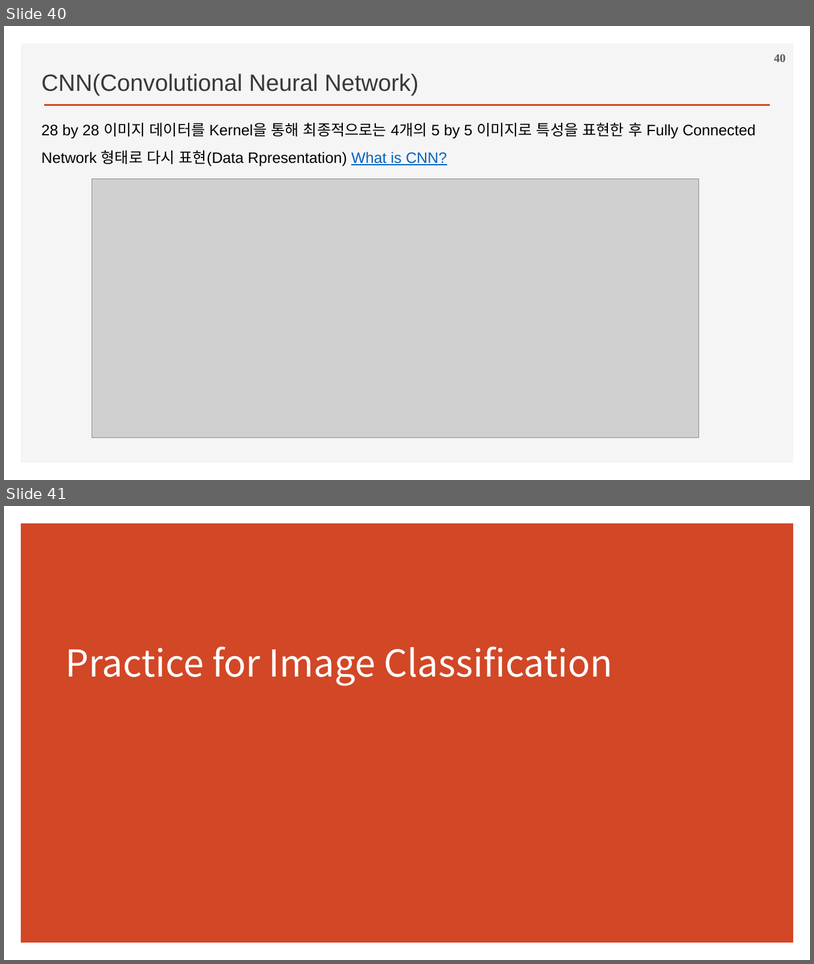
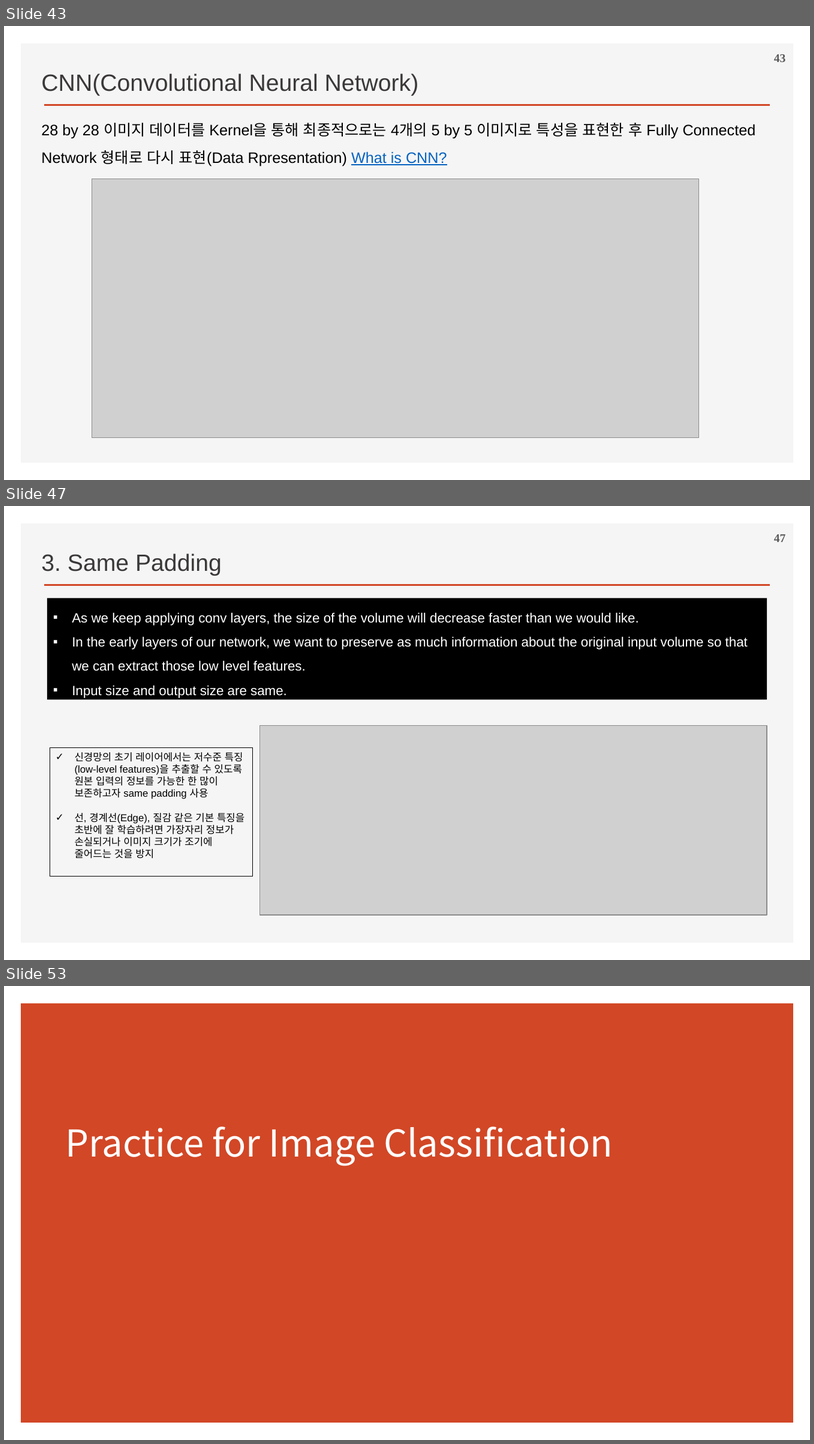
Before and after one commit to ancestor9/2026_Fall_Deep-Learning-with-Python, a slide deck: Chapter 08 Image Classification.pptx. Shown one above the other, each under a label of ours: slides 40 and 41 before the commit, slides 43, 47 and 53 after it; the slides between them are not shown. The pictures are 814x964 and 814x1444 pixels, drawn with LibreOffice and Linux fonts; fonts in the diff are those of the drawing; grey boxes stand for pictures; background and template pictures are left out. Boxes give left, top, right and bottom in pixels: in the first picture for what was removed or moved away, otherwise in the second. Text is boxed around its words. In the diff, an @@ line names an element or a change of style, - is before the commit and + after.

```diff
--- a/Chapter 08 Image Classification.pptx
+++ b/Chapter 08 Image Classification.pptx
@@ slide 47 added at <box>4,506,810,960</box>, background #FFFFFF; not listed: 2 template elements that a slide beside it also shows @@
@@ page number added at <box>774,534,786,542</box>, 14 pt, text #595959, bold @@
+47
@@ text added at <box>41,553,222,576</box>, 28 pt, text #3B3838 @@
+3. Same Padding
@@ rectangle added at <box>47,598,767,700</box>, fill #000000, 16 pt, text #FFFFFF @@
+▪ As we keep applying conv layers, the size of the volume will decrease faster than we would like.
+▪ In the early layers of our network, we want to preserve as much information about the original input volume so that we can extract those low level features.
+▪ Input size and output size are same.
@@ picture added at <box>260,725,767,915</box> @@
@@ rectangle added at <box>50,747,252,876</box>, outline #000000 0.75 pt, 12 pt, text #000000 @@
+✓ 신경망의 초기 레이어에서는 저수준 특징(low-level features)을 추출할 수 있도록 원본 입력의 정보를 가능한 한 많이 보존하고자 same padding 사용
+✓ 선, 경계선(Edge), 질감 같은 기본 특징을 초반에 잘 학습하려면 가장자리 정보가 손실되거나 이미지 크기가 조기에 줄어드는 것을 방지
@@ what was slide 40 is now slide 43 @@
@@ page number at <box>774,54,786,62</box>: text changed @@
-40
+43
@@ what was slide 41 is now slide 53 @@
```
Also in this commit, not shown: 11 other slides added, 1 other file.
